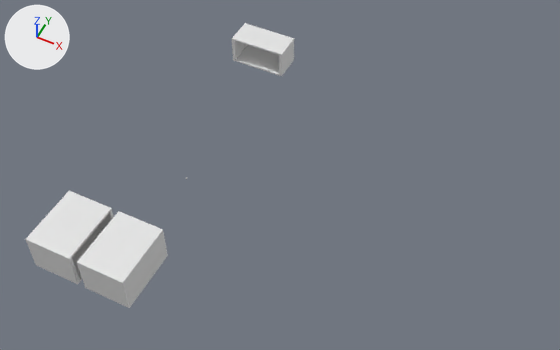
What one commit did to the Blender file scenes/level1-mockup.blend.
Both versions are drawn from a 50 mm camera at (388.0, -532.0, 728.0) aimed at (107.0, 31.0, 24.0). The axes (+X, +Y, +Z) are drawn at upper left. The lights are the same throughout.

The first picture shows 'MoveRoom', 'Room.001', 'Room.002'.
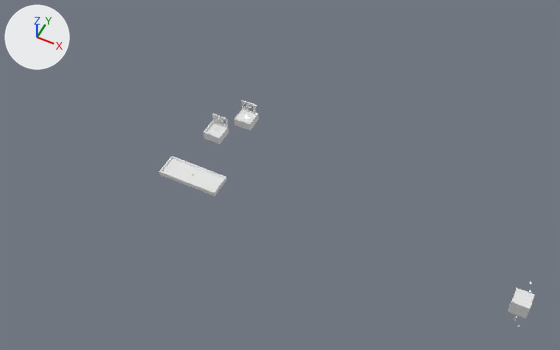
Pixel boxes (x1, y1, x2, y2) of what changed, in the pictures (560 x 350 px):
'Room.001', deleted
    before: (77, 211, 168, 308)
'MoveRoom', deleted
    before: (26, 191, 114, 284)
'Room.002', deleted
    before: (232, 23, 294, 76)
'Platform2', added
    after: (159, 156, 227, 196)
'Room', shown
    after: (508, 288, 535, 319)
'Platform1', added
    after: (203, 113, 229, 144)
'MovePlatform', added
    after: (234, 100, 259, 130)

The change in detail:
Mesh me_platform1 is new.
It has 149 vertices, 177 faces and spans x -12.0..12.0, y -12.0..12.1, z -6.0..20.0.
Mesh me_moveplatform is new.
It has 131 vertices, 151 faces and spans x -12.0..12.0, y -12.0..12.0, z -6.0..20.0.
Mesh me_platform2 is new.
It has 20 vertices, 34 faces and spans x -40.0..40.0, y -15.0..15.0, z -3.0..3.0.
Object 'Room' (ob_room) is now shown.
Object 'Room.001' (ob_room_001) is deleted.
Object 'MoveRoom' (ob_moveroom) is deleted.
Object 'Room.002' (ob_room_002) is deleted.
Object 'Goal.001' (ob_goal_001) moves from (18.0, -178.0, -8.5) to (12.0, 120.0, 5.0).
Object 'Platform1' (ob_platform1) is new; it shows me_platform1.
Its location is (-12.0, 80.0, 0.0).
Object 'MovePlatform' (ob_moveplatform) is new; it shows me_moveplatform.
Its location is (12.0, 120.0, 0.0).
Object 'Platform2' (ob_platform2) is new; it shows me_platform2.
Its location is (0.0, 0.0, 0.0).
